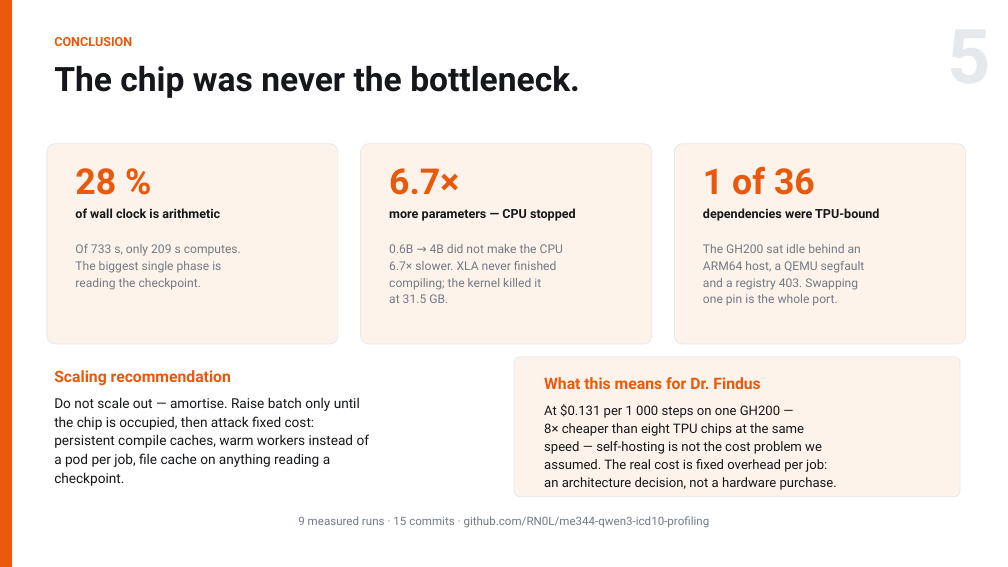
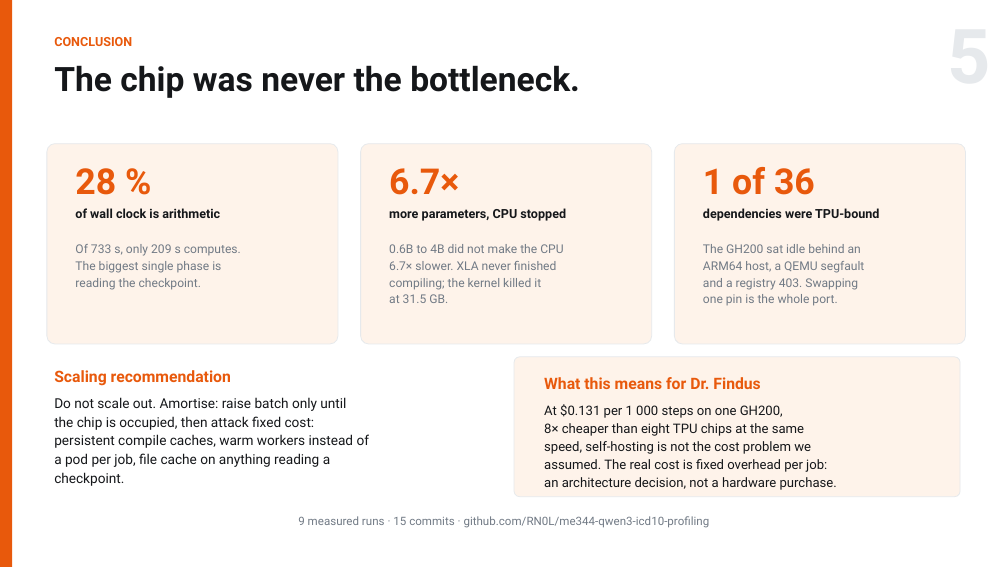
Before and after one commit to RN0L/qwen3-icd10-scaling, a slide deck: slide 5 of slides/ME344_Final_Arnold_Hambuch.pptx. Drawn at 1008x567 pixels with LibreOffice and Linux fonts; fonts in the diff are those of the drawing. Boxes give left, top, right and bottom in pixels: in the first picture for what was removed or moved away, otherwise in the second. Text is boxed around its words. In the diff, an @@ line names an element or a change of style, - is before the commit and + after.

```diff
--- a/slides/ME344_Final_Arnold_Hambuch.pptx
+++ b/slides/ME344_Final_Arnold_Hambuch.pptx
@@ text at box(389, 208, 566, 221): text changed @@
-more parameters — CPU stopped
+more parameters, CPU stopped
@@ text at box(389, 244, 563, 253): text changed @@
-0.6B → 4B did not make the CPU
+0.6B to 4B did not make the CPU
@@ text at box(54, 397, 346, 411): text changed @@
-Do not scale out — amortise. Raise batch only until
+Do not scale out. Amortise: raise batch only until
@@ text at box(544, 404, 783, 418): text changed @@
-At $0.131 per 1 000 steps on one GH200 —
+At $0.131 per 1 000 steps on one GH200,
@@ text at box(544, 441, 811, 454): text changed @@
-speed — self-hosting is not the cost problem we
+speed, self-hosting is not the cost problem we
```
Also in this commit, not shown: 4 other slides changed, 4 other files.
